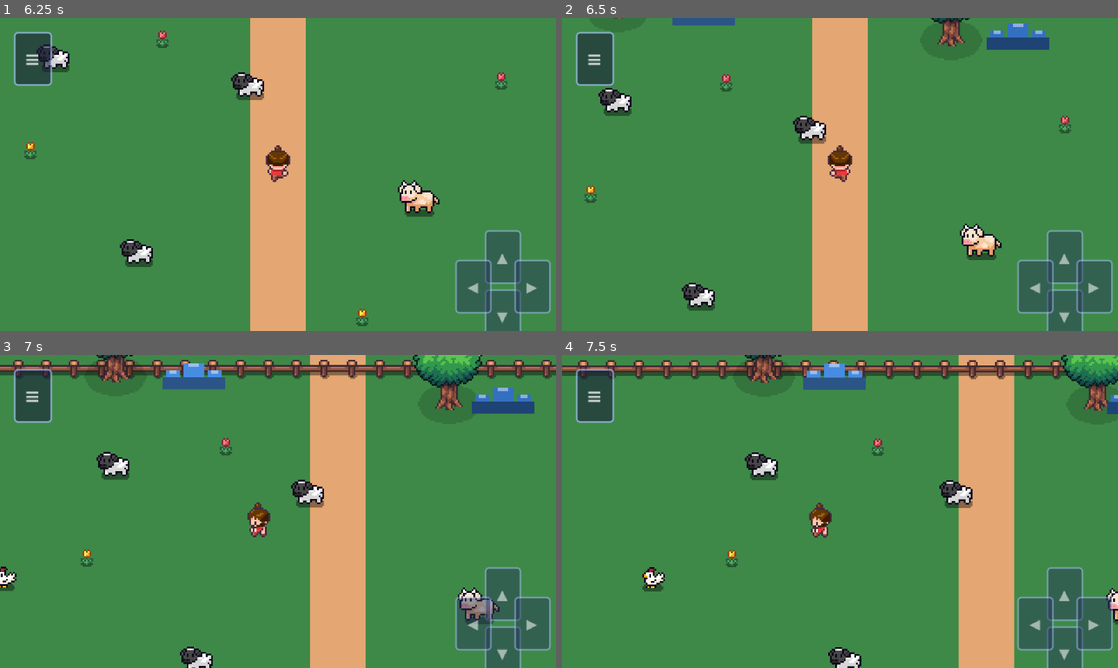
Above: before the commit, frames 1-4 (two rows, left to right).
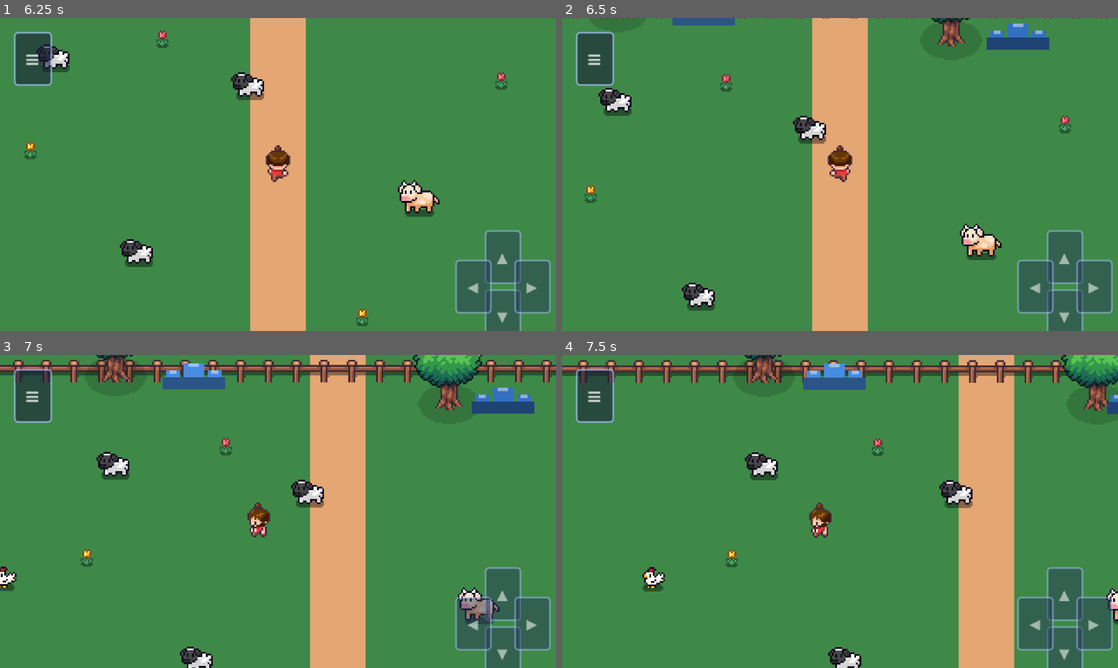
Above: after the commit, the same moments.

Repository: Alpifra/la-grosse-idee
Game: Godot game, scene res://scenes/World/Field.tscn
Two runs of this game, one before a commit and one after it. Both use one fixed random seed, a clock stepped at 60 frames per second and the inputs below.
Inputs:
- Up to frame 1 (6.25 s): click "▲" at 0.5 s; click "▼" at 1.25 s; click "◀" at 2 s; click "▶" at 2.75 s; click "≡" at 3.5 s; click "Stats" at 4.25 s; tap Enter (ui_accept) at 5, 5.27, 6.02 s; hold Shift 5.03-5.78 s; hold Z (move_up) from 5.03 s (still down); tap Shift at 5.85 s
- Up to frame 2 (6.5 s): keep holding Z (move_up)
- Up to frame 3 (7 s): release Z (move_up) at 6.53 s; hold Q (move_left) from 6.53 s (still down); hold Shift from 6.53 s (still down)
- Up to frame 4 (7.5 s): keep holding Q (move_left); release Shift at 7.28 s; tap Shift at 7.35 s

Frame 1 is identical in both runs. In frame 2, less than 0.1% of the frame differs, in the area x 1-99%, y 0-1%; in frame 3, 0.7%, in the area x 2-99%, y 3-9%; in frame 4, 0.7%.

Commit message:
fix: correct Y alignment of fence corners by using proper sprite rows
Root cause: all H borders used Tile(2,0) row 0 (post y=3..13 relative),
while bottom corners use row 2 (post y=0..15). Mismatch caused:
- Top gap: corner post ended at y=13abs, V side started at y=16abs → 2px void
- Bottom overlap: corner content started at y=fh-16abs, H border at y=fh-13abs → 3px excess

Fix:
- Top corners + H border → row 1 (post y=3..15): post reaches tile edge,
  connects seamlessly with R_V tile starting at y=0 in next slot (y=16abs)
- Bottom H border → row 2 (post y=0..15): matches bottom corner Y range exactly

Co-Authored-By: Claude Sonnet 4.6 <noreply@anthropic.com>

Diff:
--- a/scripts/World/FieldGround.gd
+++ b/scripts/World/FieldGround.gd
@@ -7,19 +7,28 @@
 
 # ── Fences.png — 64×64, grille 4×4 de 16×16 ─────────────────────────────────
 # Colonnes = connexion horizontale : 0=aucune, 1=+droite, 2=+gauche+droite, 3=+gauche
-# Lignes   = connexion verticale   : 0=bas seul (y=3..15), 1=haut+bas (y=0..15),
-#                                    2=haut seul (y=0..12), 3=isolé
+# Lignes   = plage Y opaque du poteau :
+#   row 0 → y=3..13  (isolé haut — pas utilisé, post trop court)
+#   row 1 → y=3..15  (connecte vers le bas — bord haut + coins haut)
+#   row 2 → y=0..15  (connecte vers le haut — bord bas + coins bas)
+#   row 3 → y=0..13  (isolé bas — non utilisé)
+#
+# Choix par bord :
+#   Bord HAUT  : row 1 (y=3..15) → le post descend jusqu'au bord du tile,
+#                s'enchaîne sans gap avec R_V (row 1 aussi, y=0..15 au tile suivant)
+#   Bord BAS   : row 2 (y=0..15) → même plage que les coins bas → pas d'excès
+#   Côtés V    : row 1 colonne 0 (y=0..15) → traverse sans coupure
+
 const _FENCE_TEX = preload("res://assets/sprites/Fences.png")
 
-# Sections courantes
-const R_H  := Rect2(32,  0, 16, 16)  ## Tile(2,0) — planche gauche+droite, pas de haut — bords H
-const R_V  := Rect2( 0, 16, 16, 16)  ## Tile(0,1) — poteau plein haut+bas, pas de planches — bords V
+const R_HT := Rect2(32, 16, 16, 16)  ## Tile(2,1) — planches G+D, post y=3..15 — bord haut
+const R_HB := Rect2(32, 32, 16, 16)  ## Tile(2,2) — planches G+D, post y=0..15 — bord bas
+const R_V  := Rect2( 0, 16, 16, 16)  ## Tile(0,1) — post y=0..15, pas de planches — côtés V
 
-# Coins — combinaison de la connexion H (col) et V (ligne)
-const R_TL := Rect2(16,  0, 16, 16)  ## Tile(1,0) — planche droite + bas seul  — coin haut-gauche
-const R_TR := Rect2(48,  0, 16, 16)  ## Tile(3,0) — planche gauche + bas seul  — coin haut-droit
-const R_BL := Rect2(16, 32, 16, 16)  ## Tile(1,2) — planche droite + haut seul — coin bas-gauche
-const R_BR := Rect2(48, 32, 16, 16)  ## Tile(3,2) — planche gauche + haut seul — coin bas-droit
+const R_TL := Rect2(16, 16, 16, 16)  ## Tile(1,1) — planche droite,  post y=3..15 — coin haut-gauche
+const R_TR := Rect2(48, 16, 16, 16)  ## Tile(3,1) — planche gauche,  post y=3..15 — coin haut-droit
+const R_BL := Rect2(16, 32, 16, 16)  ## Tile(1,2) — planche droite,  post y=0..15 — coin bas-gauche
+const R_BR := Rect2(48, 32, 16, 16)  ## Tile(3,2) — planche gauche,  post y=0..15 — coin bas-droit
 
 func _draw() -> void:
 	_draw_fence()
@@ -37,10 +46,10 @@
 	draw_texture_rect_region(_FENCE_TEX, Rect2(0,       fh - fs, fs, fs), R_BL)
 	draw_texture_rect_region(_FENCE_TEX, Rect2(fw - fs, fh - fs, fs, fs), R_BR)
 
-	# Bords haut et bas — planches horizontales continues (hors coins)
+	# Bords haut et bas — tuiles distinctes selon la direction de connexion verticale
 	for x in range(fs, fw - fs, fs):
-		draw_texture_rect_region(_FENCE_TEX, Rect2(x, 0,       fs, fs), R_H)
-		draw_texture_rect_region(_FENCE_TEX, Rect2(x, fh - fs, fs, fs), R_H)
+		draw_texture_rect_region(_FENCE_TEX, Rect2(x, 0,       fs, fs), R_HT)
+		draw_texture_rect_region(_FENCE_TEX, Rect2(x, fh - fs, fs, fs), R_HB)
 
 	# Bords gauche et droit — poteaux vus de profil (hors coins)
 	for y in range(fs, fh - fs, fs):
